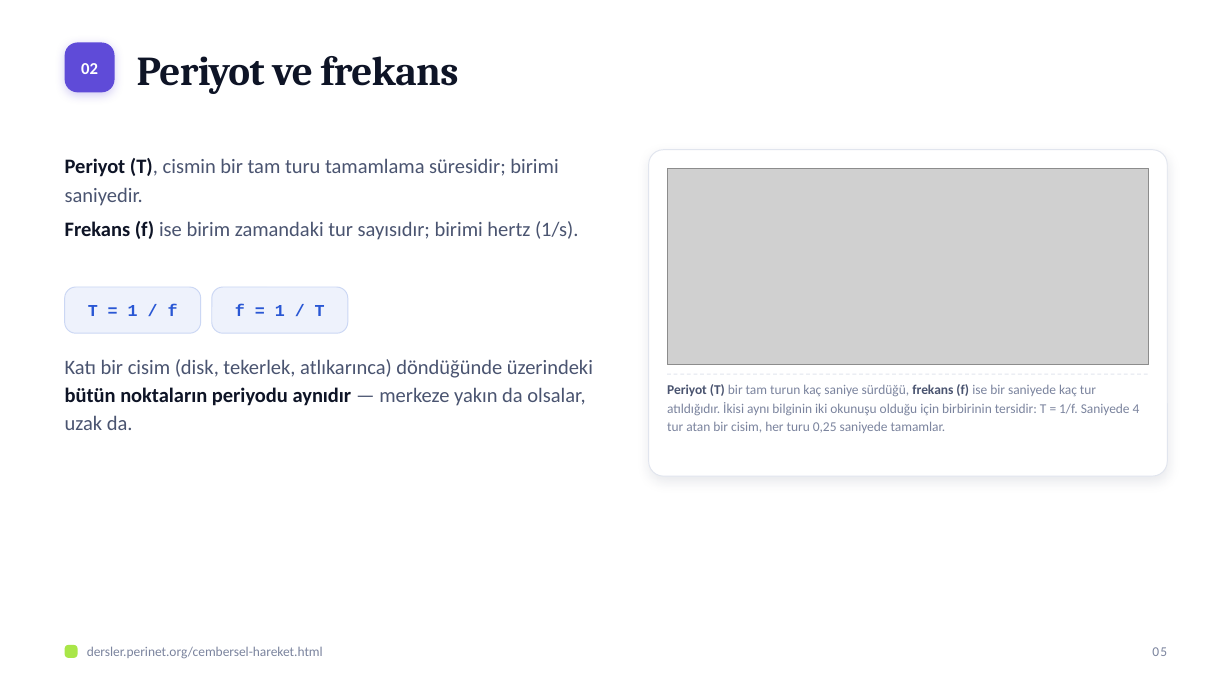
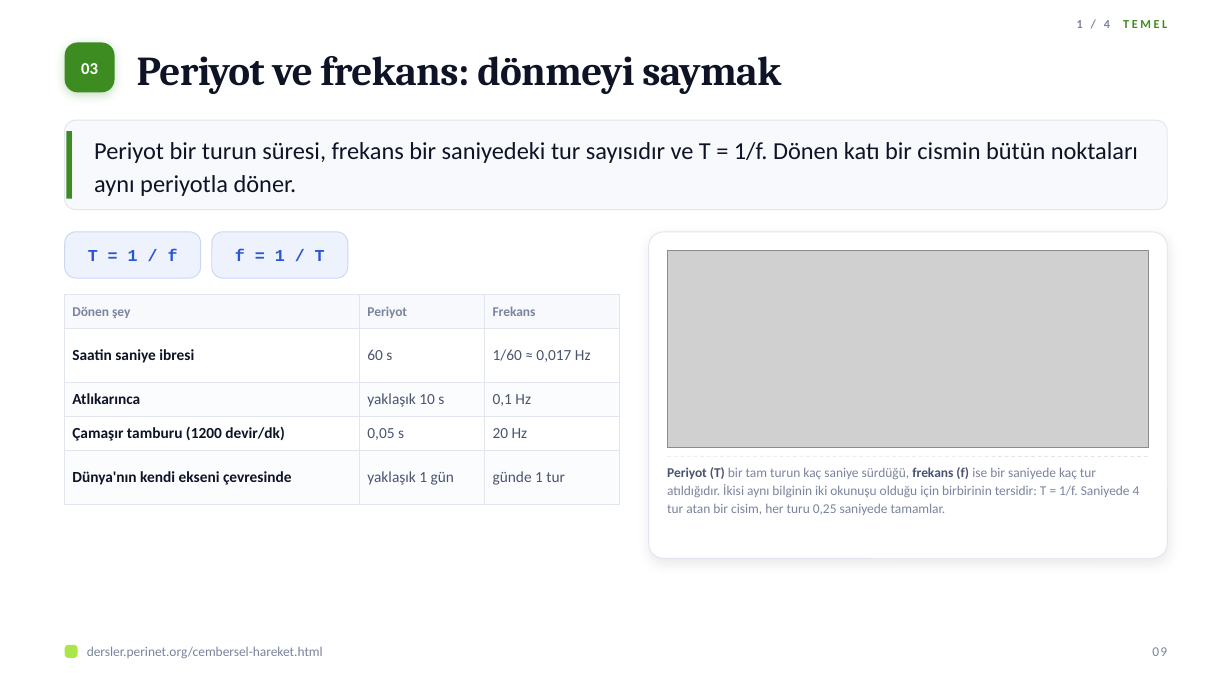
Before and after one commit to elestirmen/dersler, a slide deck: slide 9 of dist/sunum/cembersel-hareket.pptx (slide 5 before the commit). Drawn at 1232x693 pixels with LibreOffice and Linux fonts; fonts in the diff are those of the drawing; grey boxes stand for pictures. Boxes give left, top, right and bottom in pixels: in the first picture for what was removed or moved away, otherwise in the second. Text is boxed around its words. In the diff, an @@ line names an element or a change of style, - is before the commit and + after.

```diff
--- a/dist/sunum/cembersel-hareket.pptx
+++ b/dist/sunum/cembersel-hareket.pptx
@@ text added at [1077, 20, 1167, 28], 9.5 pt, text #3C8C21, bold @@
+1 / 4 TEMEL
@@ rounded rectangle at [65, 43, 115, 92]: fill #5F4BD8 to #3C8C21; shadow changed @@
@@ text at [137, 56, 781, 94]: text changed @@
-Periyot ve frekans
+Periyot ve frekans: dönmeyi saymak
@@ text at [81, 63, 98, 74]: text changed @@
-02
+03
@@ rounded rectangle added at [65, 120, 1167, 210], fill #F8F9FC, outline #E1E5EE 0.75 pt @@
@@ rectangle added at [67, 131, 72, 199], fill #3C8C21 @@
@@ text added at [94, 142, 1138, 196], 19 pt, text #0E1426 @@
+Periyot bir turun süresi, frekans bir saniyedeki tur sayısıdır ve T = 1/f. Dönen katı bir cismin bütün noktaları aynı periyotla döner.
@@ text removed at [65, 158, 578, 240] @@
-▪ Periyot (T), cismin bir tam turu tamamlama süresidir; birimi saniyedir.
-▪ Frekans (f) ise birim zamandaki tur sayısıdır; birimi hertz (1/s).
@@ picture removed at [667, 168, 1149, 365] @@
@@ 2 texts, 2 rounded rectangles: place and size @@
-2 texts, 2 rounded rectangles at [65, 287, 348, 334]
+2 texts, 2 rounded rectangles at [65, 232, 348, 278]
@@ rounded rectangle: place and size @@
-rounded rectangle at [649, 150, 1167, 476]
+rounded rectangle at [649, 232, 1167, 558]
@@ picture added at [667, 250, 1149, 447] @@
@@ table added at [65, 295, 618, 489], 5 rows, 3 columns @@
+Dönen şey | Periyot | Frekans
+Saatin saniye ibresi | 60 s | 1/60 ≈ 0,017 Hz
+Atlıkarınca | yaklaşık 10 s | 0,1 Hz
+Çamaşır tamburu (1200 devir/dk) | 0,05 s | 20 Hz
+Dünya'nın kendi ekseni çevresinde | yaklaşık 1 gün | günde 1 tur
@@ text removed at [65, 359, 593, 430] @@
-Katı bir cisim (disk, tekerlek, atlıkarınca) döndüğünde üzerindeki bütün noktaların periyodu aynıdır — merkeze yakın da olsalar, uzak da.
@@ text "Periyot (T) bir tam turun ...": place and size @@
-text "Periyot (T) bir tam turun ..." at [667, 384, 1140, 433]
+text "Periyot (T) bir tam turun ..." at [667, 467, 1140, 515]
@@ line moved from (667, 374) - (1149, 374) to (667, 457) - (1149, 457) @@
@@ text at [1152, 647, 1167, 656]: text changed @@
-05
+09
```
Also in this commit, not shown: 11 other slides changed, 28 slides added, 3 slides removed, 21 other files.
